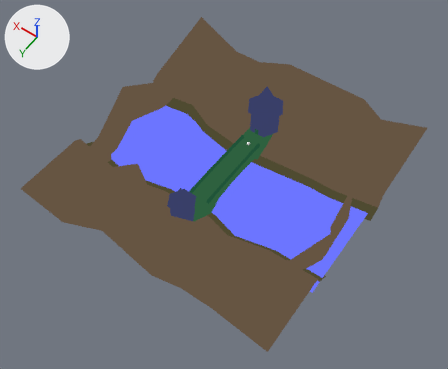
Before and after pictures for a commit that changed the Blender file source/dream_gen/layouts/bridge_stone.blend.
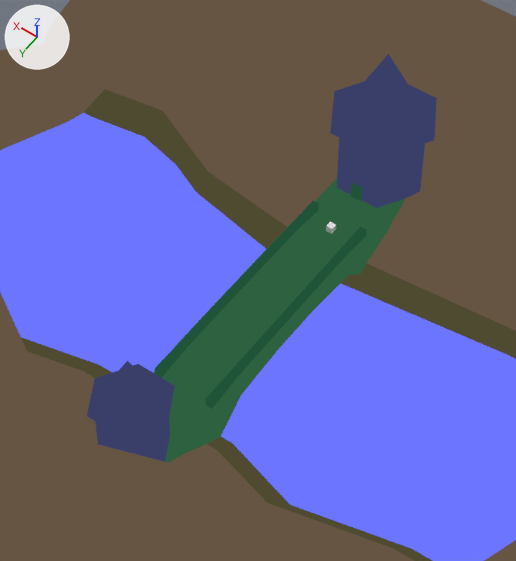
Old and new are each drawn whole from a 50 mm camera at (-183.0, 291.0, 386.0) aimed at (-6.0, 43.0, -4.0) and again close up on the part from 31% to 69% of the width and 18% to 69% of the height. The axes (+X, +Y, +Z) are drawn at upper left. The lights are the same throughout.

Script lines for the objects in view, before the commit:
```python
me_bridge_stone = bpy.data.meshes.new('bridge_stone')
me_bridge_stone.from_pydata(...)  # 230 vertices, 162 faces; spans x -115.0..119.0, y -93.0..146.0, z -26.0..45.0
# faces by material slot: [26, 1, 18, 57, 12, 48]
me_bridge_stone.materials.append(mat_mat1)
me_bridge_stone.materials.append(mat_mat2)
me_bridge_stone.materials.append(mat_mat3)
me_bridge_stone.materials.append(mat_mat4)
me_bridge_stone.materials.append(mat_mat5)
me_bridge_stone.materials.append(mat_mat6)
ob_bridge_stone = bpy.data.objects.new('bridge_stone', me_bridge_stone)
ob_bridge_stone.location = (0.0, 0.0, 0.0)
```
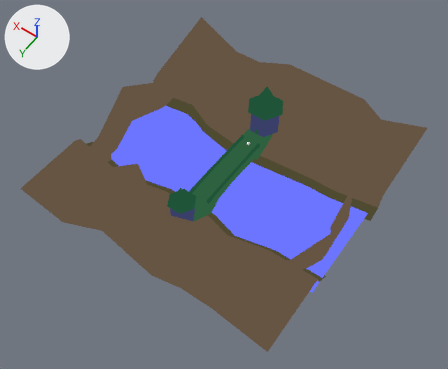
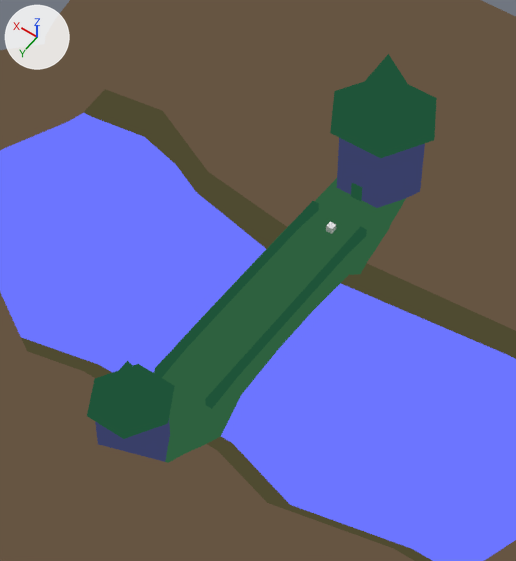
Changed parts and their boxes [x1, y1, x2, y2] in the close-ups (516 x 561 px):
part 1 of me_bridge_stone, recoloured (blue to green): [87, 54, 437, 439] in both

The change, as a diff of the scene's bpy script:
```diff
--- a/source/dream_gen/layouts/bridge_stone.blend.py
+++ b/source/dream_gen/layouts/bridge_stone.blend.py
@@ me_bridge_stone @@
 me_bridge_stone.from_pydata(...)  # 230 vertices, 162 faces; spans x -115.0..119.0, y -93.0..146.0, z -26.0..45.0
 # used by ob_bridge_stone; location = (0.0, 0.0, 0.0)
+# me_bridge_stone part 1: all 36 faces centred in x -10.0..12.0, y -39.0..97.0, z 18.0..34.0 switch from mat_mat6 to mat_mat3
 me_bridge_stone.materials.append(mat_mat1)
```
